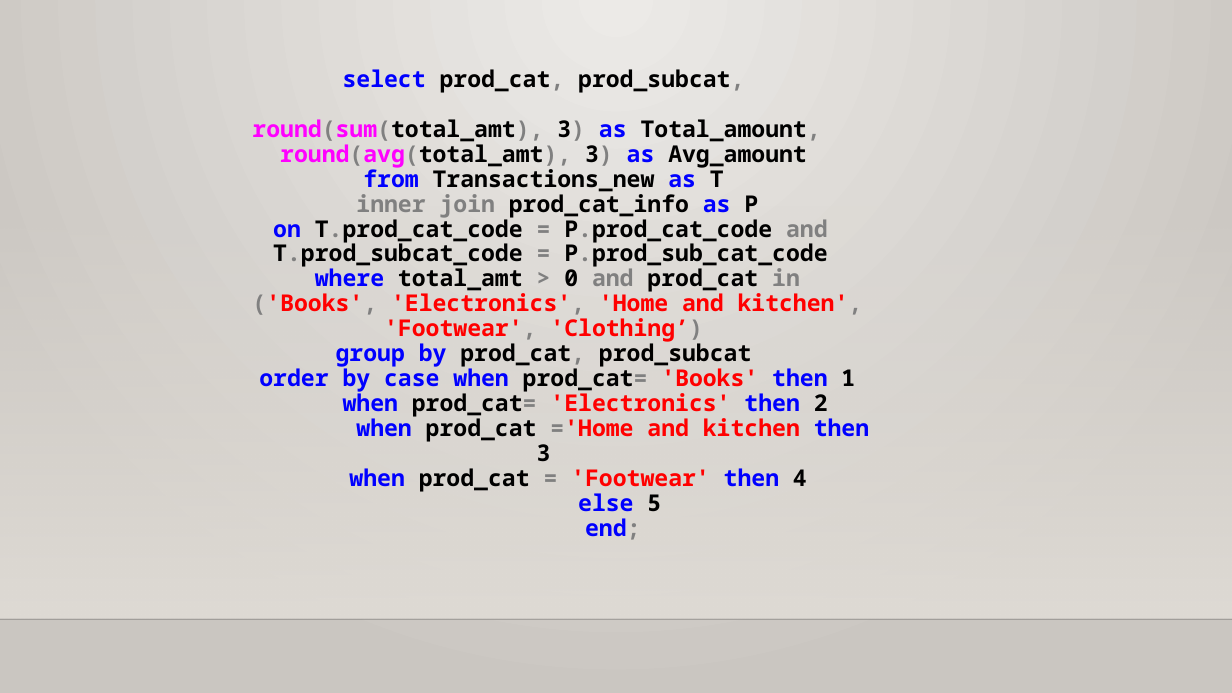
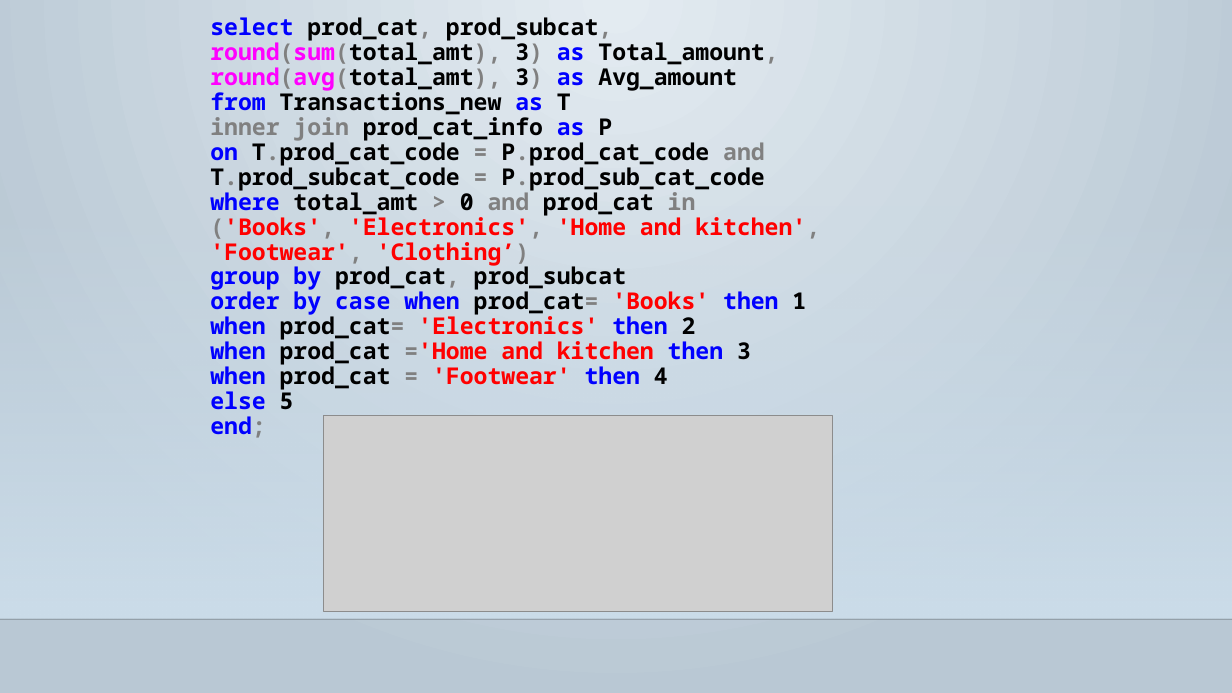
Before and after one commit to GayaGopan/E-COMMERCE-RETAIL-DATA-ANALYSIS, a slide deck: slide 21 of E-COMMERCE-RETAIL-DATA-ANALYSIS_PPT.pptx. Drawn at 1232x693 pixels with LibreOffice and Linux fonts; fonts in the diff are those of the drawing; grey boxes stand for pictures; background and template pictures are left out. Boxes give left, top, right and bottom in pixels: in the first picture for what was removed or moved away, otherwise in the second. Text is boxed around its words. In the diff, an @@ line names an element or a change of style, - is before the commit and + after.

```diff
--- a/E-COMMERCE-RETAIL-DATA-ANALYSIS_PPT.pptx
+++ b/E-COMMERCE-RETAIL-DATA-ANALYSIS_PPT.pptx
@@ background gradient #ECEAE7 to #CAC7C1 to gradient #E4ECF1 to #B9C9D4 @@
@@ title "select prod_cat, prod_subcat, round(sum(total_amt), 3) ..." at [210,17,820,438]: alignment centre to left @@
@@ rectangle at [0,204,1232,619]: fill gradient #DFDBD5 to gradient #CCDDEA @@
@@ picture added at [323,416,832,613] @@
```
Also in this commit, not shown: 22 other slides changed, 1 slide removed.
